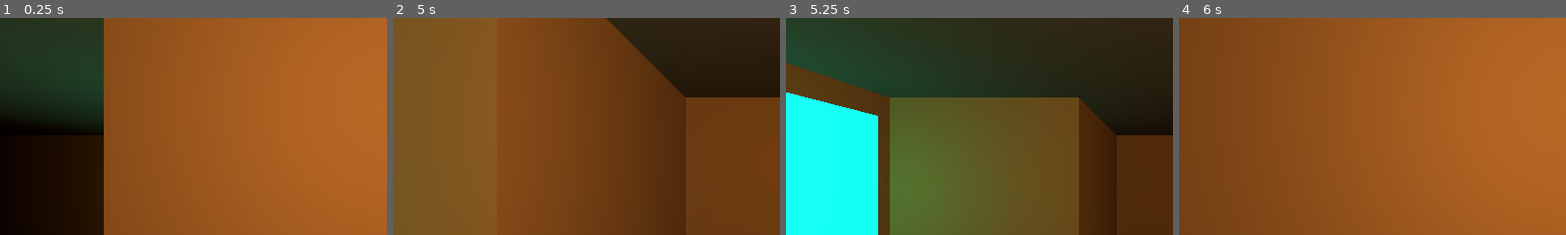
Above: before the commit, frames 1-4 (left to right).
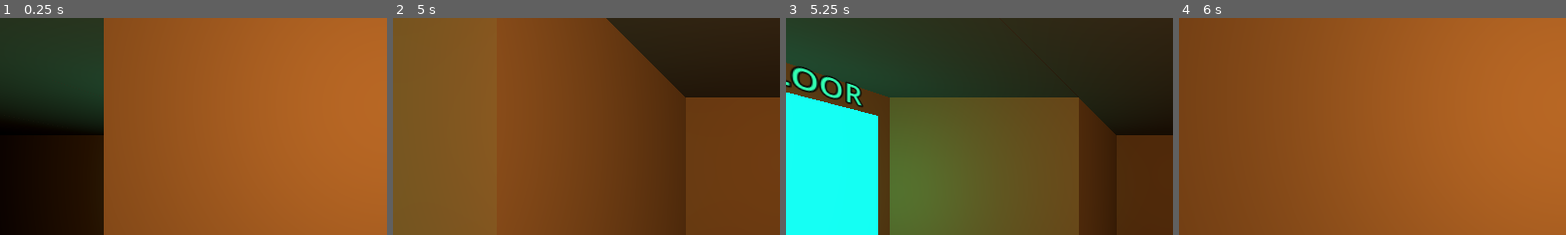
Above: after the commit, the same moments.

Repository: tausiftt5238/four-dragons-deep
Game: Godot game, scene res://scenes/main.tscn
The game is run twice, just before and just after one commit, with the same random seed, the same clock (stepped at 60 frames per second) and the same inputs.
Inputs:
- Up to frame 1 (0.25 s): no input
- Up to frame 2 (5 s): tap Enter at 0.5, 2, 3.5 s; hold Right 0.53-1.28 s; tap Q every 0.75 s from 0.6 to 4.35 s; tap Space at 1.25, 2.75, 4.25 s; hold Down 1.28-2.03 s; hold Right 2.03-2.78 s; hold Up 2.78-3.53 s; hold Left from 3.53 s (still down)
- Up to frame 3 (5.25 s): release Left at 5.03 s; hold Down from 5.03 s (still down); tap Q at 5.1 s
- Up to frame 4 (6 s): release Down at 5.78 s; hold Right from 5.78 s (still down); tap Q at 5.85 s
The pictures show only the part of the screen within x 0-50%, y 10-60%; the shares and areas given below are measured in that part.

Frames 1-2 are identical in both runs. In frame 3, 1.4% of the frame differs, in the area x 0-21%, y 22-42%; in frame 4, nothing differs.

Commit message:
added label on shop and next floor, also changed the talking interface in combat

Diff:
--- a/scripts/ui/combat_scene.gd
+++ b/scripts/ui/combat_scene.gd
@@ -445,11 +445,10 @@
 	for child: Node in _right_list.get_children():
 		child.queue_free()
 
-	var bribe_cost: int = enemy.gold_reward / 2
 	var opts: Array[Array] = [
-		["Reason",   "Persuade with logic  (MAG)"],
-		["Bribe",    "Offer %d gold" % bribe_cost],
-		["Threaten", "Intimidate  (AGL) — risky"],
+		["Reason",   "Negotiate"],
+		["Bribe",    "Bribe"],
+		["Threaten", "Threaten"],
 	]
 	for opt: Array in opts:
 		var btn: Button = Button.new()
@@ -484,7 +483,7 @@
 		"Bribe":
 			success = true
 		"Threaten":
-			var score: int = player.effective_agl() - enemy.agl
+			var score: int = player.effective_str() - enemy.str
 			var roll: int  = randi() % 10
 			if roll < (4 + score):
 				success = true
--- a/scripts/world/dungeon.gd
+++ b/scripts/world/dungeon.gd
@@ -91,6 +91,7 @@
 	light.omni_range   = 4.0
 	light.position     = Vector3(px, py, pz)
 	add_child(light)
+	_add_wall_label("NEXT FLOOR", Vector3(px, WALL_HEIGHT * 0.95, pz), dir, Color(0.20, 1.0, 0.70))
 
 
 # Spawns a visible chest model at each position in level.chest_items.
@@ -168,6 +169,25 @@
 	light.omni_range   = 4.0
 	light.position     = Vector3(px, py, pz)
 	add_child(light)
+	_add_wall_label("SHOP", Vector3(px, WALL_HEIGHT * 0.95, pz), dir, Color(0.75, 0.40, 1.0))
+
+
+# Flat label above a wall marker, facing the same direction as the panel.
+# dir = entry_pos - wall_pos; used to derive the Y rotation so the text is
+# readable from the approach side.
+func _add_wall_label(text: String, pos: Vector3, dir: Vector2i, color: Color) -> void:
+	var lbl: Label3D = Label3D.new()
+	lbl.text             = text
+	lbl.font_size        = 28
+	lbl.pixel_size       = 0.008
+	lbl.modulate         = color
+	lbl.outline_size     = 6
+	lbl.outline_modulate = Color(0.0, 0.0, 0.0, 1.0)
+	lbl.position         = pos
+	# Label3D default normal is -Z; rotate so it faces the entry side (toward player).
+	lbl.rotation.y       = atan2(-float(dir.x), -float(dir.y))
+	lbl.scale.x          = -1.0
+	add_child(lbl)
 
 
 # Removes the 3D chest visual when the player picks it up.
